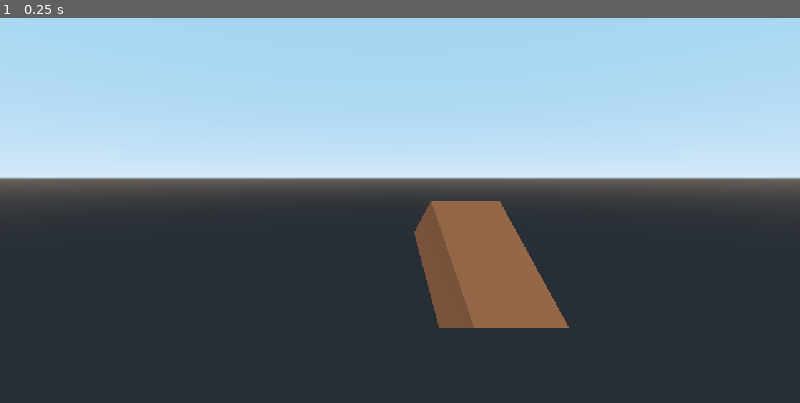
Above: before the commit, frame 1.
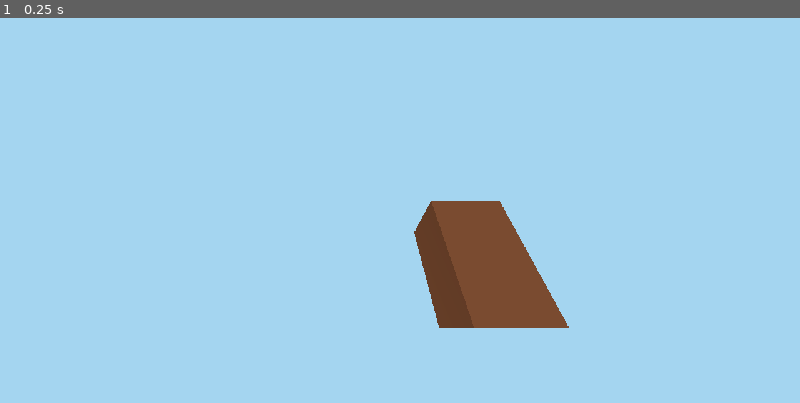
Above: after the commit, the same moment.

Repository: MilanFIN/Prototype-world
Game: Godot game, scene res://Game.tscn
Two runs of this game, one before a commit and one after it. Both use one fixed random seed, a clock stepped at 60 frames per second and the inputs below.
Inputs:
- Up to frame 1 (0.25 s): no input

The runs differ from the first frame. In frame 1, 68% of the frame differs, in the area x 0-100%, y 27-100%.

Commit message:
small changes & debugging android issues

Diff:
--- /dev/null
+++ b/Assets/Terrain/Animals.tscn
@@ -0,0 +1,6 @@
+[gd_scene load_steps=2 format=2]
+
+[ext_resource path="res://Scripts/AnimalGenerator.gd" type="Script" id=1]
+
+[node name="Animals" type="Node"]
+script = ExtResource( 1 )
--- a/Game.tscn
+++ b/Game.tscn
@@ -3,7 +3,7 @@
 [ext_resource path="res://Assets/Player/Player.tscn" type="PackedScene" id=1]
 [ext_resource path="res://Assets/Terrain/Terrain.tscn" type="PackedScene" id=2]
 [ext_resource path="res://Scripts/Game.gd" type="Script" id=3]
-[ext_resource path="res://Scripts/AnimalGenerator.gd" type="Script" id=5]
+[ext_resource path="res://Assets/Terrain/Animals.tscn" type="PackedScene" id=4]
 
 [node name="Game" type="Node"]
 script = ExtResource( 3 )
@@ -11,11 +11,9 @@
 [node name="Player" parent="." instance=ExtResource( 1 )]
 transform = Transform( -4.37114e-08, 0, 1, 0, 1, 0, -1, 0, -4.37114e-08, 0, 200, 0 )
 
-[node name="Terrain" parent="." instance=ExtResource( 2 )]
-transform = Transform( 1, 0, 0, 0, 1, 0, 0, 0, 1, 0, -1, 0 )
-
-[node name="Animals" type="Node" parent="."]
-script = ExtResource( 5 )
-
 [node name="DirectionalLight" type="DirectionalLight" parent="."]
 transform = Transform( 1, 0, 0, 0, 0.34202, 0.939693, 0, -0.939693, 0.34202, 0, 6, 0 )
+
+[node name="Animals" parent="." instance=ExtResource( 4 )]
+
+[node name="Terrain" parent="." instance=ExtResource( 2 )]
--- a/Scripts/Game.gd
+++ b/Scripts/Game.gd
@@ -2,7 +2,7 @@
 
 """
 TODO:
-2 kättä, molempiin mahtuu talteen item
+androidilla kaatuu koko homma jos palauttaa staticobj outputtina
 
 
 """
--- a/Scripts/ObjectGenerator.gd
+++ b/Scripts/ObjectGenerator.gd
@@ -73,6 +73,7 @@
 	resolution = valueGenerator.resolution
 
 func populate(x, z):
+
 	var coordinates = Vector2(x, z)
 	if (coordinates in populations):
 		return
@@ -123,18 +124,17 @@
 
 func process(delta = 0) -> void:
 
-
-
-
-
 	mutex.lock()
 	var calculations = 0
 	while (len(threadOutputs) != 0):
 
-		var out = threadOutputs.pop_front()
+		var out = threadOutputs.pop_back()
+
 
 		var coordinates = out[0]
+
 		var data = out[1]
+
 
 		for objData in data:
 			var x = objData[0]
@@ -236,6 +236,8 @@
 
 		var output = [coordinates,[]]
 
+		var res = []
+
 		for i in points:
 			for j in points:
 				var objType = valueGenerator.hasObject(x * chunkSize + i, z* chunkSize + j)
@@ -245,15 +247,19 @@
 					if (objType == 0):
 						result = makeRock(i, j)
 
-						output[1].push_back([i, j, "rock", result])
+						res.push_back([i, j, "rock", result])
 					elif (objType == 1):
 						result = makeTree(i, j)
 
-						output[1].push_back([i, j, "tree", result])
-
-			mutex.lock()
-			threadOutputs.push_back(output)
-			mutex.unlock()
+						res.push_back([i, j, "tree", result])
+
+		#TODO: FIGURE OUT WHY THIS BREAKS???
+		#if (len(res) != 0):
+		#	output = [coordinates,res]
+
+		mutex.lock()
+		threadOutputs.push_back(output)
+		mutex.unlock()
 
 
 #location = vector3
--- a/Scripts/Player.gd
+++ b/Scripts/Player.gd
@@ -56,6 +56,18 @@
 
 func _physics_process(delta: float) -> void:
 
+
+
+	#MOUSE MOVEMENT
+	#vertical rotates camera
+	camera.rotation_degrees.x -= mouseDelta.y * sensitivity * delta
+	camera.rotation_degrees.x = clamp(camera.rotation_degrees.x, minLookAngle, maxLookAngle)
+	#horizontal rotates entire player
+	rotation_degrees.y -= mouseDelta.x * sensitivity * delta
+	mouseDelta = Vector2()
+
+
+
 	#wait until scene rendered
 	if (not initialized):
 		if (get_node("GroundRay").get_collider() == null):
@@ -111,12 +123,3 @@
 	var movement = velocity + gravityVec
 
 	move_and_slide_with_snap(movement, snap, Vector3.UP)
-
-
-	#MOUSE MOVEMENT
-	#vertical rotates camera
-	camera.rotation_degrees.x -= mouseDelta.y * sensitivity * delta
-	camera.rotation_degrees.x = clamp(camera.rotation_degrees.x, minLookAngle, maxLookAngle)
-	#horizontal rotates entire player
-	rotation_degrees.y -= mouseDelta.x * sensitivity * delta
-	mouseDelta = Vector2()
--- a/Scripts/TerrainGenerator.gd
+++ b/Scripts/TerrainGenerator.gd
@@ -33,6 +33,8 @@
 
 func _ready():
 
+
+
 	objectGenerator = preload("res://Scripts/ObjectGenerator.gd").new(valueGenerator, get_node("Objects"))
 
 
@@ -52,12 +54,15 @@
 	waterNoise.width = 64
 	waterNoise.noise = OpenSimplexNoise.new()
 
-	for i in range(0,1):
+
+
+	for i in range(0,7):
 		var thread = Thread.new()
 		thread.start(self, "_terrainWorker")
 		threads.push_back(thread)
 
 	generate(0,0)
+
 
 func check(playerPosition):
 
@@ -88,7 +93,7 @@
 
 
 
-func makeWater(x, z):
+func makeWater(x, z, emptyMesh):
 	var flip = [false, true]
 	var waterMeshes = []
 	for f in flip:
@@ -109,15 +114,16 @@
 
 		surfaceTool.generate_normals()
 
-		var arrayPlane = surfaceTool.commit()
-
+		#var arrayPlane = surfaceTool.commit()
+
+		#old
 		#var dataTool = MeshDataTool.new()
 		#var error = dataTool.create_from_surface(arrayPlane, 0)
 
 
 
 
-		var mesh = surfaceTool.commit()
+		var mesh = surfaceTool.commit(emptyMesh)
 
 		waterMeshes.push_back(mesh)
 
@@ -127,7 +133,7 @@
 
 
 
-func makeChunk(x, z):
+func makeChunk(x, z, emptyMesh1, emptyMesh2):
 
 
 	"""
@@ -175,6 +181,7 @@
 	var st = SurfaceTool.new()
 
 	st.begin(Mesh.PRIMITIVE_TRIANGLES)
+	st.add_smooth_group(true)
 
 	var tileSize = float(chunkSize) / resolution
 
@@ -219,10 +226,10 @@
 	st.generate_normals()
 
 
-	var mesh = st.commit()
-
-
-	var waterMeshes = makeWater(x, z)
+	var mesh = st.commit(emptyMesh1)
+
+
+	var waterMeshes = makeWater(x, z, emptyMesh2)
 
 	#OS.delay_msec(100)
 
@@ -242,10 +249,11 @@
 		for j in range(z-drawDistance, z+drawDistance+1):
 			#if (sqrt(i*i + j*j) <= removalDistance):
 			if (not (Vector2(i, j) in chunks) and not (Vector2(i, j) in threadInputs)):
-				threadInputs.push_back(Vector2(i, j))
+				threadInputs.push_back([Vector2(i, j), Mesh.new(), Mesh.new()])
 				semaphore.post()
 
 	mutex.unlock()
+
 
 	#make objects for each terrain
 	for i in range(x-drawDistance, x+drawDistance+1):
@@ -271,15 +279,19 @@
 			break
 
 		mutex.lock()
-		var coordinates = threadInputs.pop_front()
+		var out = threadInputs.pop_front()
 		mutex.unlock()
+
+		var coordinates = out[0]
+		var mesh1 = out[1]
+		var mesh2 = out[2]
 
 		#prevent any issues with an empty list
 		#(shouldn't happen, but just in case)
 		if (coordinates == null):
 			continue
 
-		var chunk = makeChunk(coordinates.x, coordinates.y)
+		var chunk = makeChunk(coordinates.x, coordinates.y, mesh1, mesh2)
 
 		#push outputs
 		mutex.lock()
@@ -289,11 +301,13 @@
 
 func _process(delta: float) -> void:
 
+
 	mutex.lock()
-
 	var calculations = 0
 	while (len(threadOutputs) != 0):
+
 		var out = threadOutputs.pop_front()
+
 		var coordinates = out[0]
 		var chunk = out[1]
 		#do ground mesh ->meshinstance conversion
@@ -328,13 +342,16 @@
 		calculations += 1
 		if (calculations > valueGenerator.calculationLimit):
 			break
+
 	mutex.unlock()
 
-
 	objectGenerator.process()
+
+
 
 # Thread must be disposed (or "joined"), for portability.
 func _exit_tree():
+
 	# Set exit condition to true.
 	mutex.lock()
 	exit_thread = true # Protect with Mutex.
--- a/Shaders/ground.shader
+++ b/Shaders/ground.shader
@@ -69,7 +69,7 @@
 	ALBEDO.b = COLOR.b;
 
 
-	METALLIC = 0.1;
+	METALLIC = 0.0;
 	ROUGHNESS = 0.8;
 
 
--- /dev/null
+++ b/gameenv.tres
@@ -0,0 +1,7 @@
+[gd_resource type="Environment" load_steps=2 format=2]
+
+[sub_resource type="ProceduralSky" id=1]
+
+[resource]
+background_sky = SubResource( 1 )
+background_energy = 2.0
--- a/project.godot
+++ b/project.godot
@@ -63,4 +63,6 @@
 quality/driver/fallback_to_gles2=true
 threads/thread_model=2
 vram_compression/import_etc=true
-environment/default_environment="res://default_env.tres"
+gles2/compatibility/disable_half_float=true
+environment/default_clear_color=Color( 0.647059, 0.839216, 0.945098, 1 )
+environment/default_environment="res://gameenv.tres"
